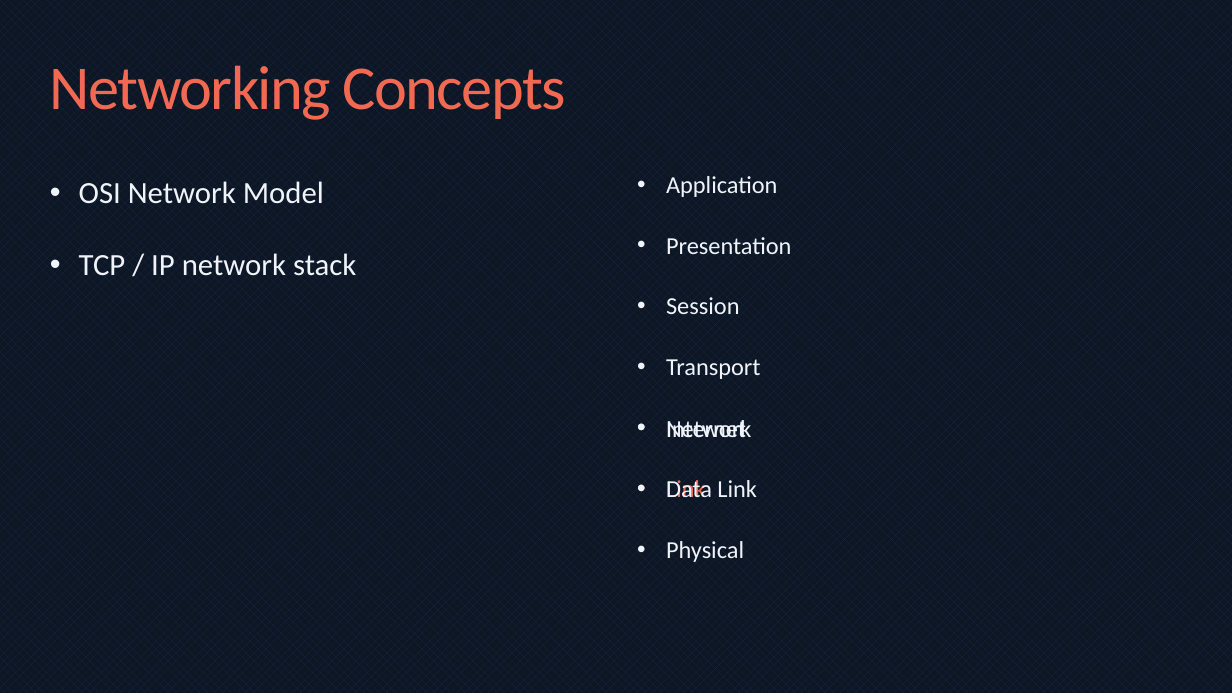
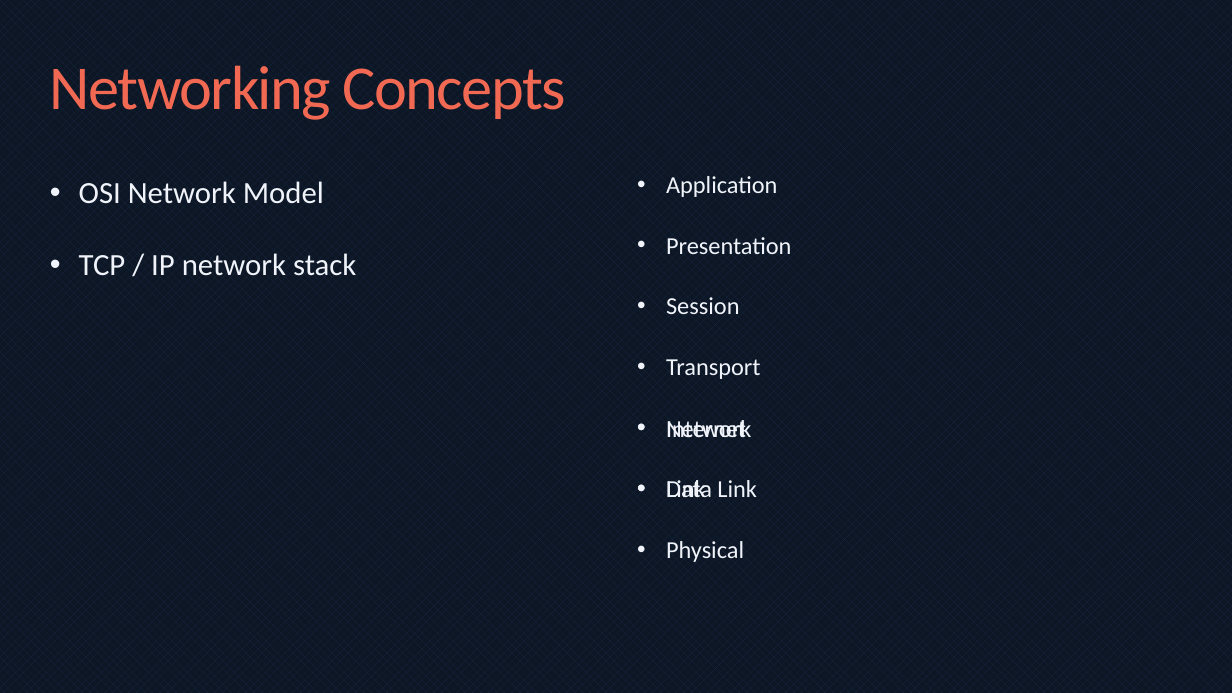
Before and after one commit to bmaximuml/CS351-Reports, a slide deck: slide 4 of Presentation/Network Switch Design on FPGAs.pptx. Drawn at 1232x693 pixels with LibreOffice and Linux fonts; fonts in the diff are those of the drawing. Boxes give left, top, right and bottom in pixels: in the first picture for what was removed or moved away, otherwise in the second. Text is boxed around its words. In the diff, an @@ line names an element or a change of style, - is before the commit and + after.

```diff
--- a/Presentation/Network Switch Design on FPGAs.pptx
+++ b/Presentation/Network Switch Design on FPGAs.pptx
@@ text "Link" at bbox=[666, 480, 706, 497]: text colour #F16953 to #F0F4FA @@
```
Also in this commit, not shown: 4 other slides changed, 2 slides added, 1 other file.
